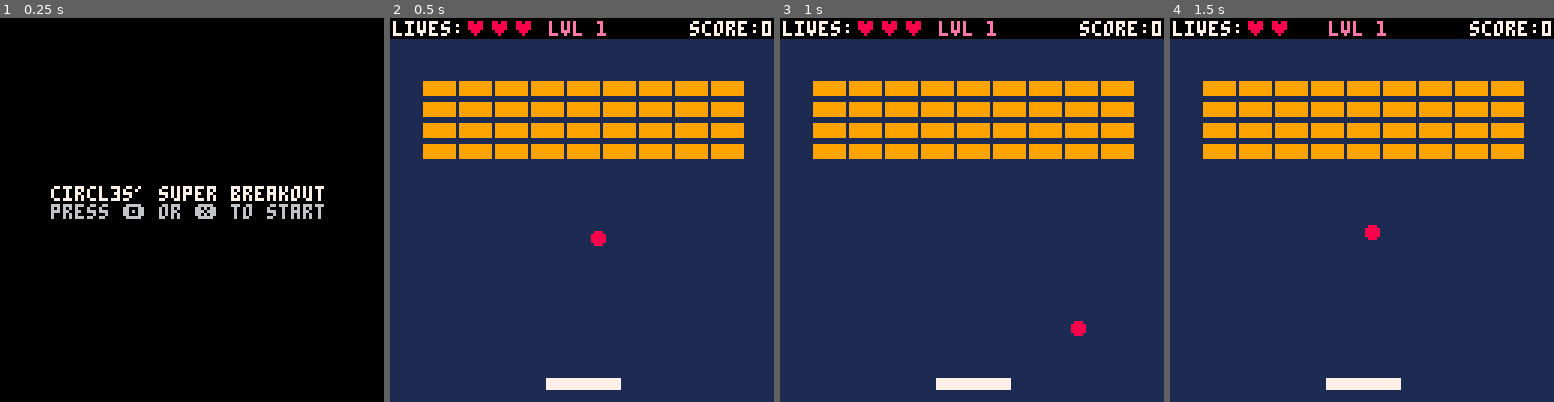
Above: before the commit, frames 1-4 (left to right).
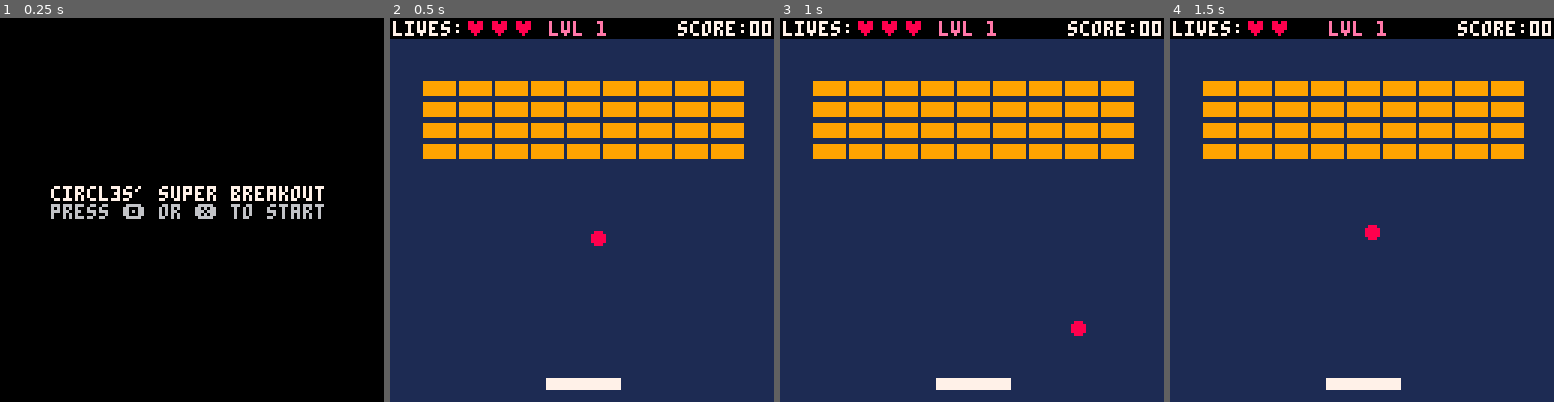
Above: after the commit, the same moments.

Repository: Circl3s/circl3s-super-breakout
Game: PICO-8 cartridge breakout.p8
Same seed, same stepped clock (60 frames per second), same inputs: the game is played once before the commit and once after it.
Inputs:
- Up to frame 1 (0.25 s): no input
- Up to frame 2 (0.5 s): tap X (X key) at 0.33 s
- Up to frame 3 (1 s): tap O (Z key) at 0.7 s
- Up to frame 4 (1.5 s): tap X (X key) at 1.07 s

Frame 1 is identical in both runs. In frame 2, 0.3% of the frame differs, in the area x 75-97%, y 0-5%; in frame 3, 0.3%; in frame 4, 0.3%.

Commit message:
Scaling speed, more music wip, changes

Diff:
--- a/breakout.p8
+++ b/breakout.p8
@@ -98,6 +98,11 @@
 		else
 			serve()
 		end
+	end
+
+	-- cheat
+	if (btn(4, 1)) then
+		brick_array = {}
 	end
 end
 
@@ -149,7 +154,7 @@
 	print("lives: ", 1, 1, 7)
 	print(livestring, 25, 1, 8)
 	align("center", "lvl " .. level, 1, 14)
-	align("right", "score:" .. points, 1, 7)
+	align("right", "score:" .. points .. "0", 1, 7)
 end
 
 function draw_gameover()
@@ -158,7 +163,7 @@
 end
 
 function draw_win()
-	align("center", "★ level 1 complete ★", 56, 10)
+	align("center", "★ level " .. level .. " complete ★", 56, 10)
 	align("center", "press ❎ to continue", 62, 6)
 end
 
@@ -230,8 +235,8 @@
 	bl_x = 60
 	bl_y = 64
 	bl_r = 2
-	bl_dx = 1
-	bl_dy = 1
+	bl_dx = 1 + ((level - 1) * 0.15)
+	bl_dy = 1 + ((level - 1) * 0.15)
 
 	update_livestring()
 end
@@ -305,7 +310,7 @@
 end
 
 function add_points(p)
-	points += (p * level)
+	points += (p * level) / 10
 end
 
 -- bricks
Not shown, changed: 141 lines of the sprite sheet (__gfx__) section of breakout.p8
Not shown, changed: the thumbnail (__label__) section of breakout.p8
Not shown, changed: the music (__music__) section of breakout.p8
Not shown, changed: the sound effects (__sfx__) section of breakout.p8
